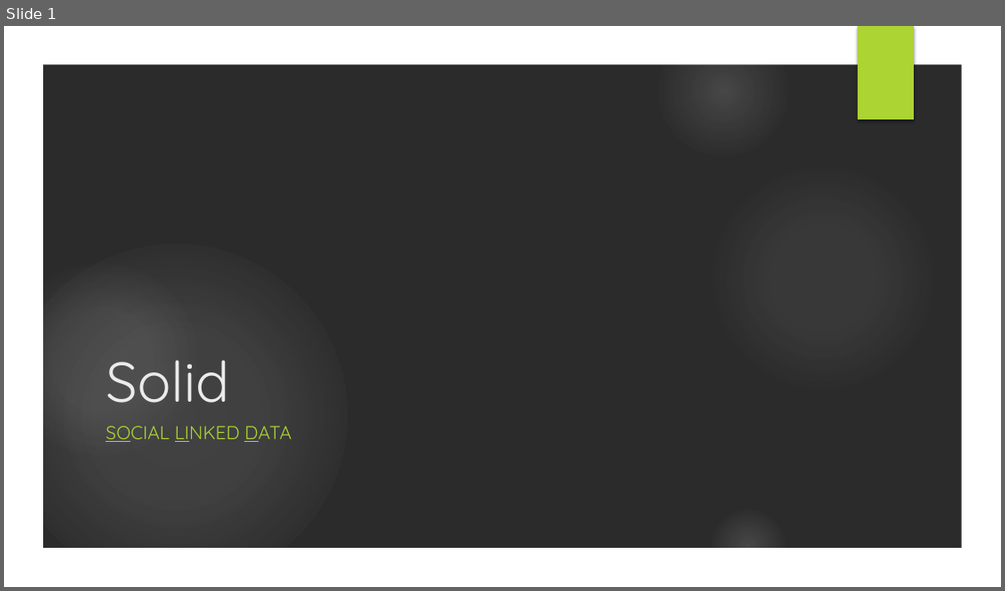
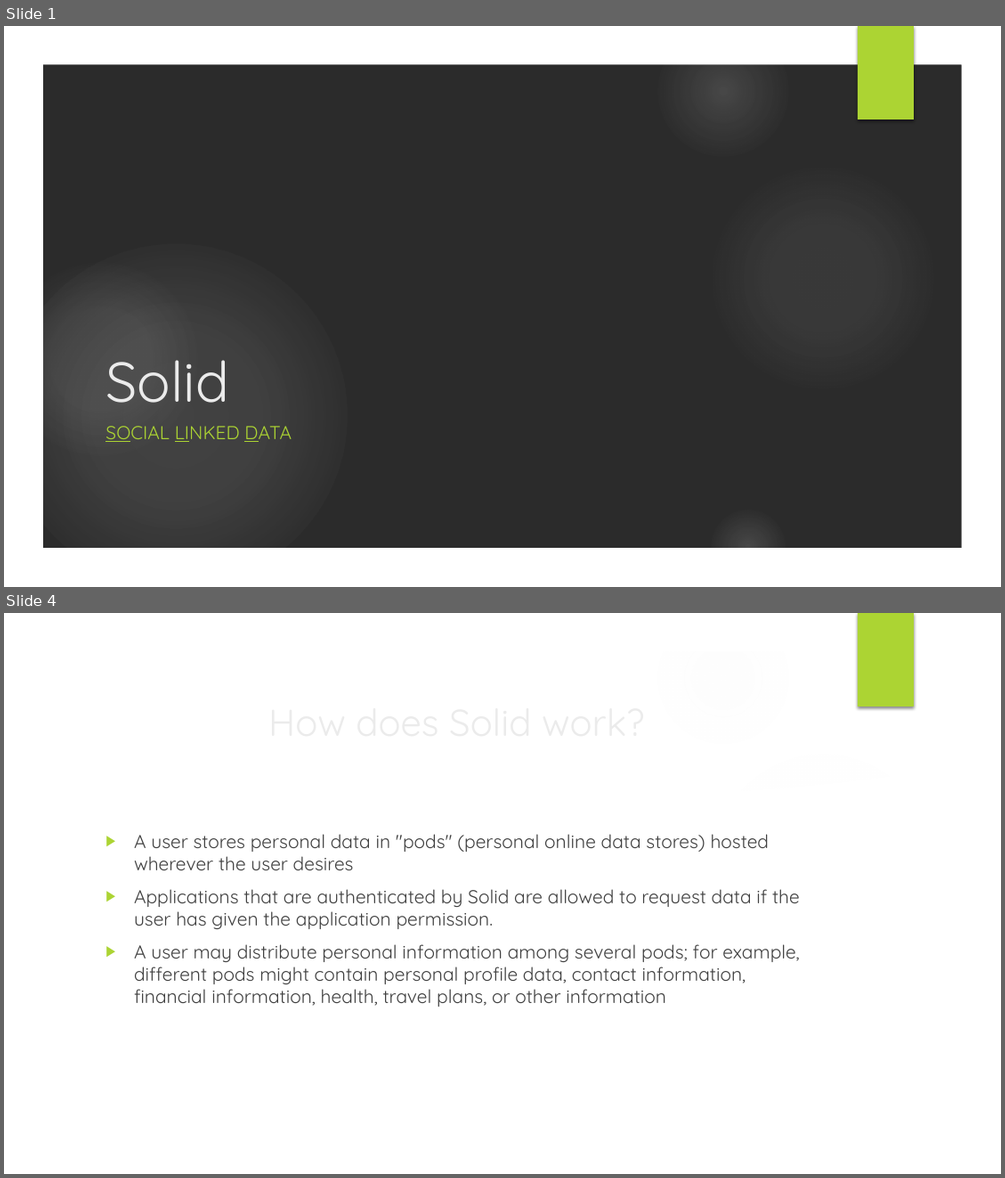
Before and after one commit to swakita14/RecNexus, a slide deck: Presentation/Solid.pptx. Shown one above the other, each under a label of ours: slide 1 before the commit, slides 1 and 4 after it; the slides between them are not shown. The pictures are 1005x591 and 1005x1178 pixels, drawn with LibreOffice and Linux fonts; fonts in the diff are those of the drawing; background and template pictures are left out; a plain dark background stands for a picture behind light text. Boxes give left, top, right and bottom in pixels: in the first picture for what was removed or moved away, otherwise in the second. Text is boxed around its words. In the diff, an @@ line names an element or a change of style, - is before the commit and + after.

```diff
--- a/Presentation/Solid.pptx
+++ b/Presentation/Solid.pptx
@@ slide 4 added at <box>4,613,1001,1174</box>, background picture (left out); not listed: 7 template elements that a slide beside it also shows @@
@@ freeform shape added at <box>697,738,970,819</box>, fill #FFFFFF at 20% opacity @@
@@ freeform shape added at <box>41,765,963,1136</box>, fill #FFFFFF @@
@@ text added at <box>134,834,800,1006</box>, 18 pt, text #404040 @@
+▶ A user stores personal data in "pods" (personal online data stores) hosted wherever the user desires
+▶ Applications that are authenticated by Solid are allowed to request data if the user has given the application permission.
+▶ A user may distribute personal information among several pods; for example, different pods might contain personal profile data, contact information, financial information, health, travel plans, or other information
@@ title added at <box>468,889,509,903</box>, 36 pt, text #EBEBEB @@
+How does Solid work?
```
Also in this commit, not shown: 8 other slides added.
